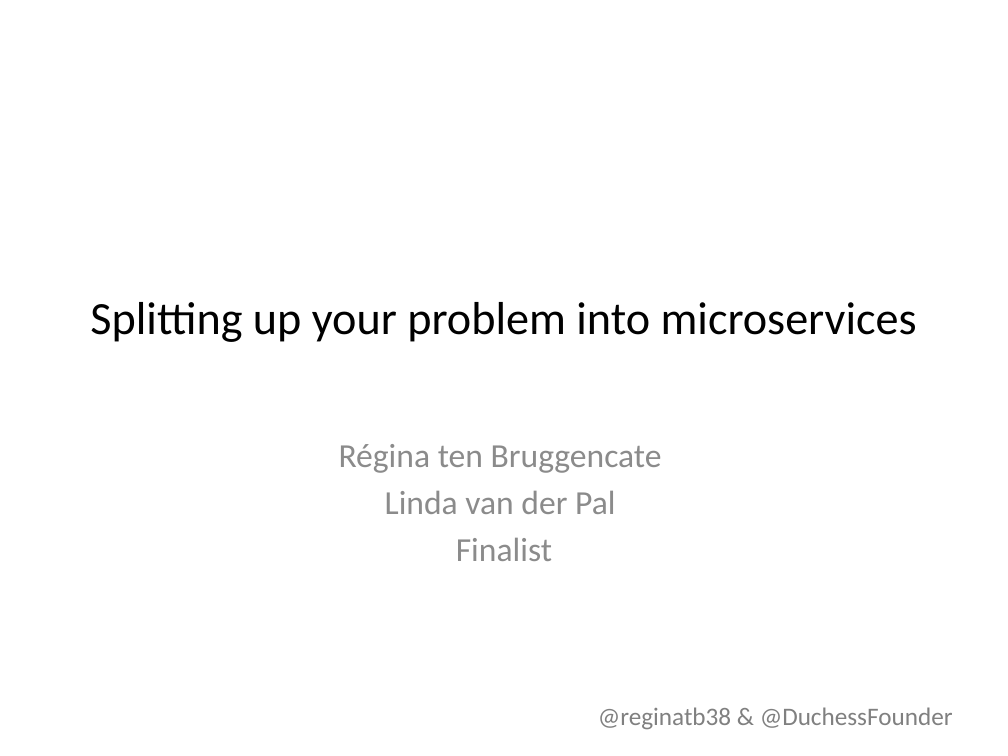
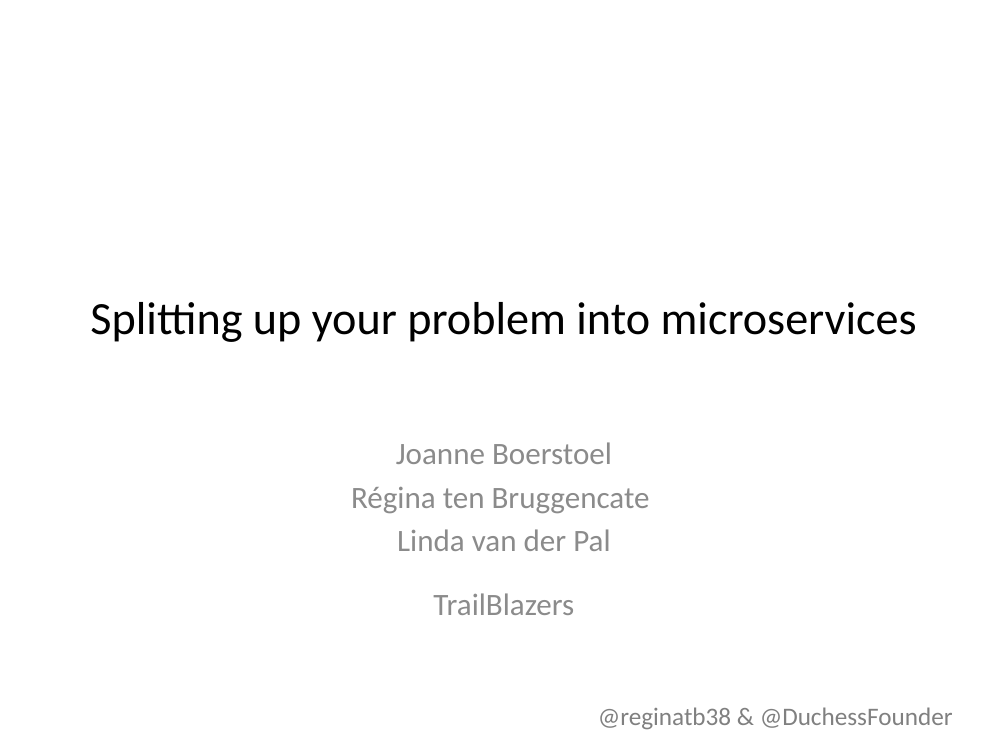
Before and after one commit to lvdpal/microservices, a slide deck: slide 1 of presentation/Presentation.pptx. Drawn at 1008x756 pixels with LibreOffice and Linux fonts; fonts in the diff are those of the drawing; background and template pictures are left out. Boxes give left, top, right and bottom in pixels: in the first picture for what was removed or moved away, otherwise in the second. Text is boxed around its words. In the diff, an @@ line names an element or a change of style, - is before the commit and + after.

```diff
--- a/presentation/Presentation.pptx
+++ b/presentation/Presentation.pptx
@@ subtitle at (396,442,612,464): paragraph added @@
+Joanne Boerstoel
@@ subtitle at (351,487,650,551): size 24 to 22.2 pt in "Régina ten Bruggencate", "Linda van der Pal" @@
@@ subtitle at (433,593,574,615): text changed; size 24 to 22.2 pt @@
-Finalist
+TrailBlazers
```
Also in this commit, not shown: 2 other slides changed, 8 slides added, 4 slides removed, 1 other file.
